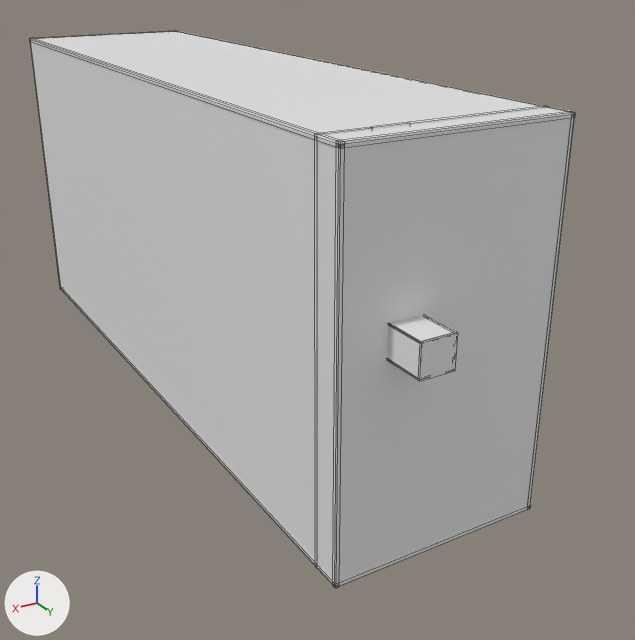
Two versions of the Blender file assets/models/EditableWallsBlender/Room28Walls.blend, one commit apart.
The view is the same before and after, from a camera (50 mm lens) standing at (59.4, 123.8, 65.8) and looking at (-7.8, 11.8, 9.7). Every picture has the same lights, and +X, +Y and +Z are marked at lower left. The first picture is the older version. Mesh edges are drawn as thin lines.

Objects in the first picture: 'REF_000_HazardFloor', 'REF_001_Ceiling', 'REF_002_LeftWall', 'REF_003_RightWall', 'REF_005_ExitWall', 'REF_014_ExitCorridorCeiling', 'REF_016_ExitCorridorRightWall', 'REF_017_ExitCorridorEndWall' and 4 more.
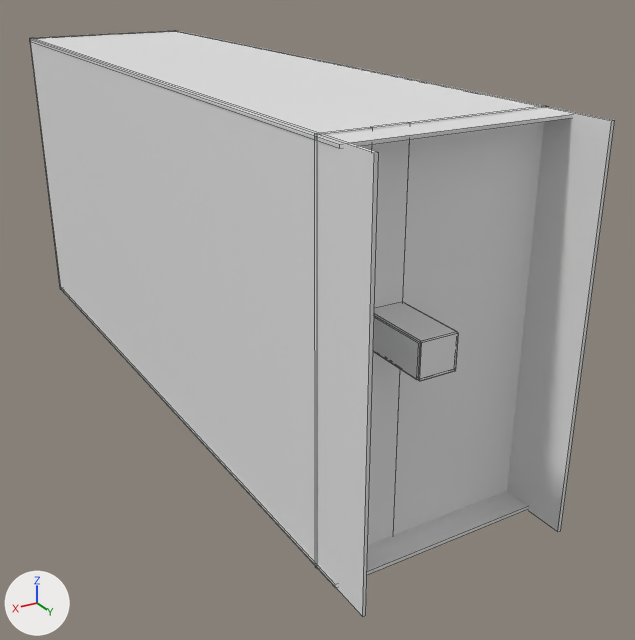
Where the newer file only moved an object's origin or applied its transform, the numbers keep the older frame.

What differs and where, as boxes (x1, y1, x2, y2) in the pictures (635 x 640 px):
'REF_003_RightWall', rescaled (11% wider)
    before: (31, 38, 345, 588)
    after: (31, 38, 379, 617)
'REF_005_ExitWall', deleted
    before: (333, 111, 574, 588)
'REF_002_LeftWall', rescaled (10% wider)
    before: (175, 31, 575, 510)
    after: (175, 31, 615, 532)
'REF_014_ExitCorridorCeiling', moved
    before: (389, 314, 456, 342)
    after: (374, 302, 457, 343)
'REF_020_ExitDoorBackingLeft', unchanged, uncovered by the edit
    before: (409, 106, 549, 125)
    after: (393, 106, 549, 535)
'REF_000_HazardFloor', unchanged, uncovered by the edit
    before: (60, 287, 531, 588)
    after: (60, 287, 528, 588)
'REF_023_ExitDoorBackingAbove', unchanged, uncovered by the edit
    before: (371, 122, 410, 130)
    after: (372, 122, 410, 308)
'REF_022_ExitDoorBackingBelow', unchanged, uncovered by the edit
    after: (368, 352, 400, 545)

Edits to the bpy script that builds the scene:
```text
Change me_ref_002_leftwall_mesh:
    used by ob_ref_002_leftwall; location = (-15.0, -2.0, 22.5)
    remove me_ref_002_leftwall_mesh.from_pydata(...)  # 8 vertices, 6 faces; spans x -0.2..0.2, y -56.3..56.3, z -26.1..26.1
    add me_ref_002_leftwall_mesh.from_pydata(...)  # 8 vertices, 6 faces; spans x -0.2..0.2, y -56.3..61.9, z -26.1..26.1
    me_ref_002_leftwall_mesh part 1: the whole mesh is scaled about its middle by (1, 1.05, 1), then moved by (0.0, 2.8, 0.0)
Change me_ref_003_rightwall_mesh:
    used by ob_ref_003_rightwall; location = (15.0, -2.0, 22.5)
    remove me_ref_003_rightwall_mesh.from_pydata(...)  # 8 vertices, 6 faces; spans x -0.2..0.2, y -56.3..56.3, z -26.1..26.1
    add me_ref_003_rightwall_mesh.from_pydata(...)  # 8 vertices, 6 faces; spans x -0.2..0.2, y -56.3..61.9, z -26.1..26.1
    me_ref_003_rightwall_mesh part 2: the whole mesh is scaled about its middle by (1, 1.05, 1), then moved by (0.0, 2.8, 0.0)
Change ob_ref_014_exitcorridorceiling:
    ob_ref_014_exitcorridorceiling.location: (6.5, 54.9, 28.5) -> (6.5, 55.0, 28.6)
Remove ob_ref_005_exitwall:
    ob_ref_005_exitwall = bpy.data.objects.new('REF_005_ExitWall', me_ref_005_exitwall_mesh)
    ob_ref_005_exitwall.location = (0.0, 54.0, 22.5)
```
